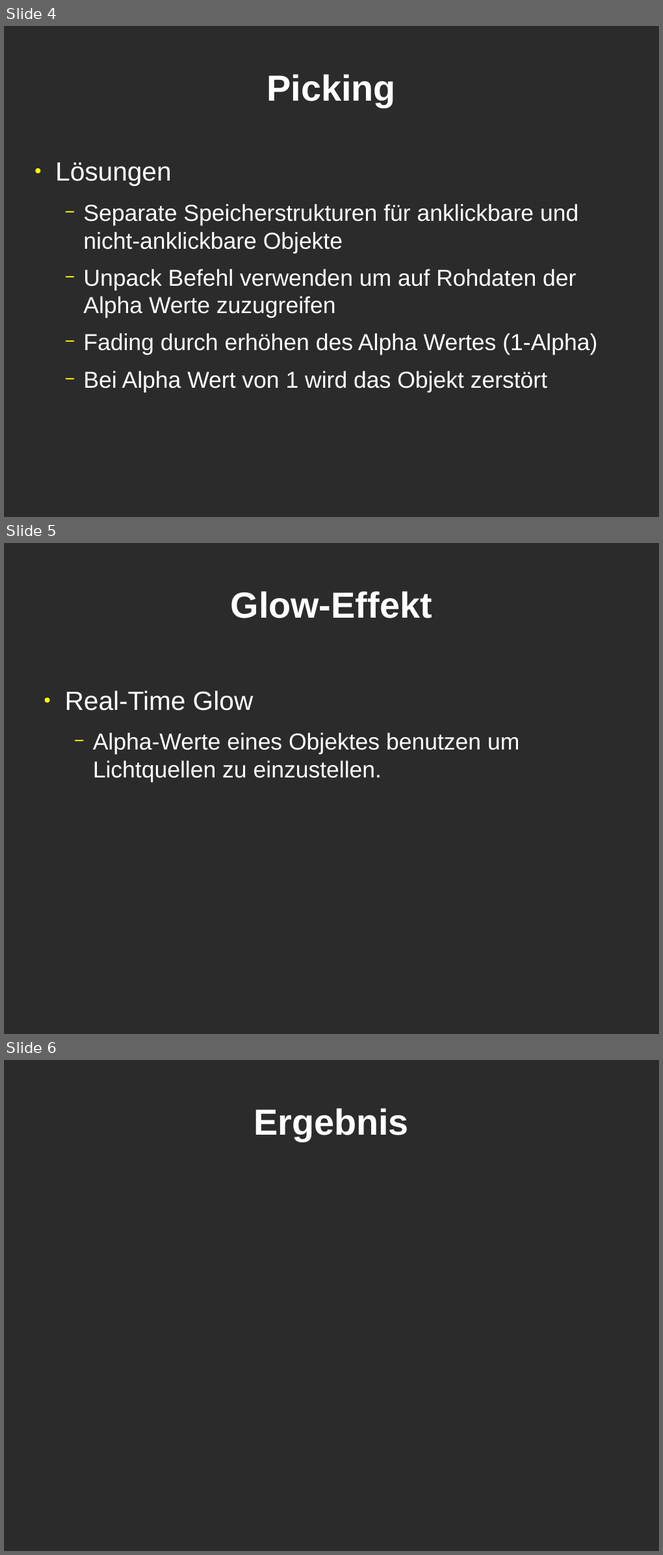
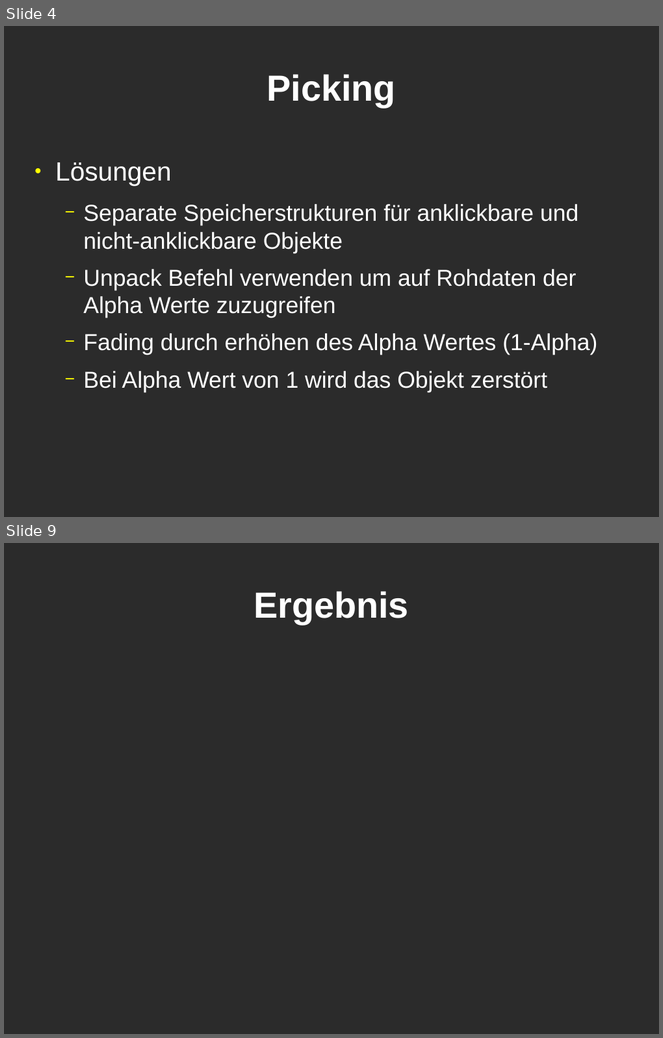
Before and after one commit to mgla/cg-projekt0910, a slide deck: präsentation/Folien.odp. Shown one above the other, each under a label of ours: slides 4, 5 and 6 before the commit, slides 4 and 9 after it; the slides between them are not shown. The pictures are 663x1555 and 663x1038 pixels, drawn with LibreOffice and Linux fonts; fonts in the diff are those of the drawing; background and template pictures are left out; a plain dark background stands for a picture behind light text. Boxes give left, top, right and bottom in pixels: in the first picture for what was removed or moved away, otherwise in the second. Text is boxed around its words. In the diff, an @@ line names an element or a change of style, - is before the commit and + after.

```diff
--- a/präsentation/Folien.odp
+++ b/präsentation/Folien.odp
@@ slide 5 removed at (x1=4, y1=543, x2=659, y2=1034), background picture (left out) @@
@@ title removed at (x1=231, y1=591, x2=432, y2=618) @@
-Glow-Effekt
@@ text removed at (x1=65, y1=691, x2=519, y2=782) @@
-● Real-Time Glow
-  − Alpha-Werte eines Objektes benutzen um Lichtquellen zu einzustellen.
@@ what was slide 6 is now slide 9 @@
```
Also in this commit, not shown: 1 slide changed, 4 slides added.
